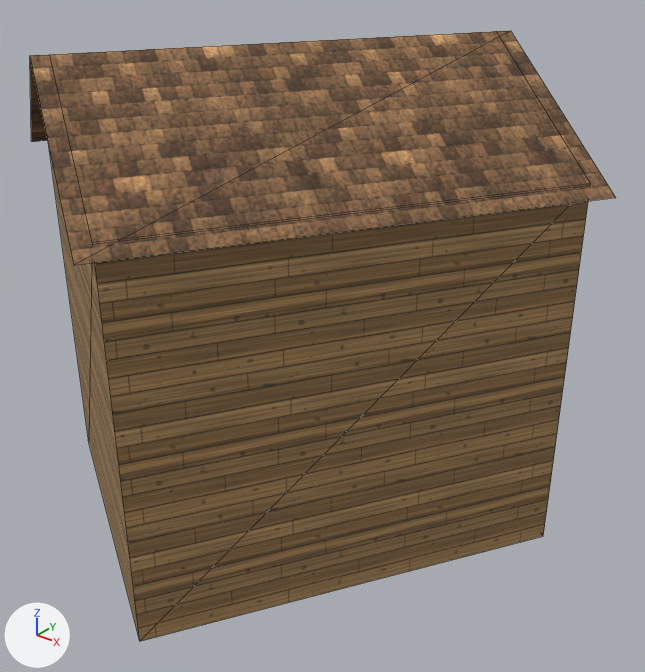
A saved change to the glTF model world/bridgehollow/export/models/buildings/bld_house_104.glb.
The view is the same before and after, from a 50 mm camera at (10.6, -12.38, 11.54) aimed at (0.67, 0.03, 3.85). Every picture has the same lights, and +X, +Y and +Z are marked at lower left. The picture after the commit comes second. Mesh edges are drawn as thin lines. Vertices at exactly the same position are counted once.

In view in the first picture: 'bld_house_104'.
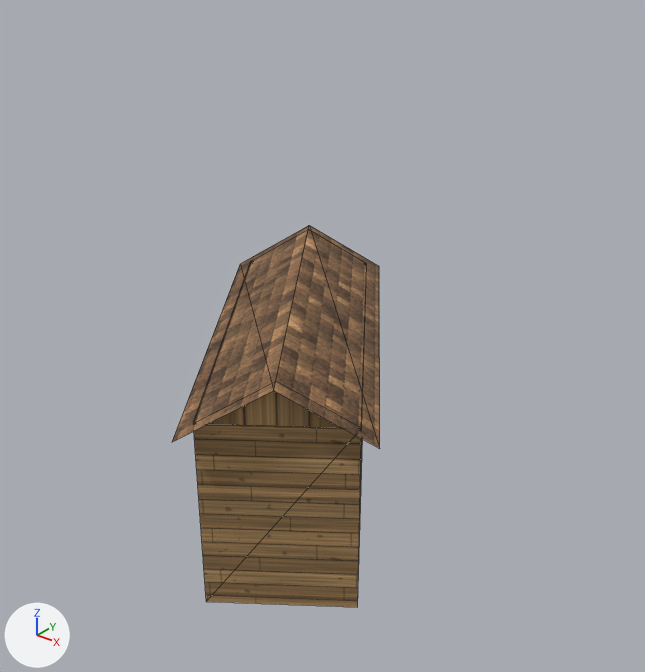
Location of each change, (x1, y1, x2, y2) in pixels of the pictures (645 x 672 px):
'bld_house_104', reshaped (64% narrower, 37% shorter)
    before: (30, 31, 616, 641)
    after: (172, 225, 380, 607)

What changed in the scene script:
```text
Change me_bld_house_104:
    used by ob_bld_house_104; location = (0.0, 0.0, 0.0)
    remove me_bld_house_104.from_pydata(...)  # 24 vertices, 16 faces; spans x -5.42..5.42, y -5.66..5.66, z 0.0..9.35
    add me_bld_house_104.from_pydata(...)  # 24 vertices, 16 faces; spans x -3.71..3.71, y -4.25..4.25, z 0.0..4.64
    me_bld_house_104 part 1
    me_bld_house_104.vertices[0].co: (0.82, -5.24, 0.0) -> (-3.28, 2.21, 0.0)  # pixel (139, 641) -> not seen
    me_bld_house_104.vertices[1].co: (5.0, 1.77, 0.0) -> (1.02, -3.83, 0.0)  # pixel (543, 536) -> pixel (206, 601)
    me_bld_house_104.vertices[2].co: (5.0, 1.77, 7.32) -> (1.02, -3.83, 3.81)  # pixel (590, 183) -> pixel (193, 423)
    me_bld_house_104.vertices[3].co: (0.82, -5.24, 7.32) -> (-3.28, 2.21, 3.81)  # pixel (92, 242) -> pixel (250, 261)
    me_bld_house_104.vertices[4].co: (-0.82, 5.24, 0.0) -> (3.28, -2.21, 0.0)  # not seen -> pixel (357, 607)
    me_bld_house_104.vertices[5].co: (-0.82, 5.24, 7.32) -> (3.28, -2.21, 3.81)  # not seen -> pixel (361, 428)
    me_bld_house_104.vertices[6].co: (-5.0, -1.77, 0.0) -> (-1.02, 3.83, 0.0)  # pixel (88, 442) -> not seen
    me_bld_house_104.vertices[7].co: (-5.0, -1.77, 7.32) -> (-1.02, 3.83, 3.81)  # pixel (47, 135) -> pixel (366, 263)
    me_bld_house_104.vertices[8].co: (0.82, -5.24, 7.3) -> (-3.28, 2.21, 3.79)  # pixel (92, 244) -> pixel (250, 262)
    me_bld_house_104.vertices[9].co: (5.0, 1.77, 7.3) -> (1.02, -3.83, 3.79)  # pixel (590, 185) -> pixel (193, 424)
    me_bld_house_104.vertices[10].co: (-0.82, 5.24, 7.3) -> (3.28, -2.21, 3.79)  # not seen -> pixel (361, 429)
    me_bld_house_104.vertices[11].co: (-5.0, -1.77, 7.3) -> (-1.02, 3.83, 3.79)  # pixel (47, 135) -> pixel (366, 264)
    me_bld_house_104.vertices[12].co: (-5.0, -1.77, 7.32) -> (1.02, -3.83, 3.81)  # pixel (47, 135) -> pixel (193, 423)
    me_bld_house_104.vertices[13].co: (0.82, -5.24, 7.32) -> (3.28, -2.22, 3.81)  # pixel (92, 242) -> pixel (361, 428)
    me_bld_house_104.vertices[14].co: (-2.09, -3.51, 9.35) -> (2.15, -3.02, 4.64)  # pixel (49, 54) -> pixel (275, 381)
    me_bld_house_104.vertices[15].co: (5.0, 1.77, 7.32) -> (-1.02, 3.83, 3.81)  # pixel (590, 183) -> pixel (366, 263)
    me_bld_house_104.vertices[16].co: (-0.82, 5.24, 7.32) -> (-3.28, 2.22, 3.81)  # not seen -> pixel (250, 261)
    me_bld_house_104.vertices[17].co: (2.09, 3.51, 9.35) -> (-2.15, 3.02, 4.64)  # pixel (496, 31) -> pixel (308, 229)
    me_bld_house_104.vertices[18].co: (-0.93, 5.66, 7.13) -> (-3.71, 2.29, 3.63)  # not seen -> pixel (240, 263)
    me_bld_house_104.vertices[19].co: (-5.42, -1.88, 7.13) -> (0.95, -4.25, 3.63)  # pixel (31, 141) -> pixel (171, 442)
    me_bld_house_104.vertices[20].co: (-2.25, -3.77, 9.35) -> (2.33, -3.27, 4.64)  # pixel (29, 55) -> pixel (273, 390)
    me_bld_house_104.vertices[21].co: (2.25, 3.77, 9.35) -> (-2.33, 3.27, 4.64)  # pixel (510, 30) -> pixel (309, 225)
    me_bld_house_104.vertices[22].co: (0.93, -5.66, 7.13) -> (3.71, -2.29, 3.63)  # pixel (73, 265) -> pixel (379, 448)
    me_bld_house_104.vertices[23].co: (5.42, 1.88, 7.13) -> (-0.95, 4.25, 3.63)  # pixel (615, 197) -> pixel (379, 266)
```
